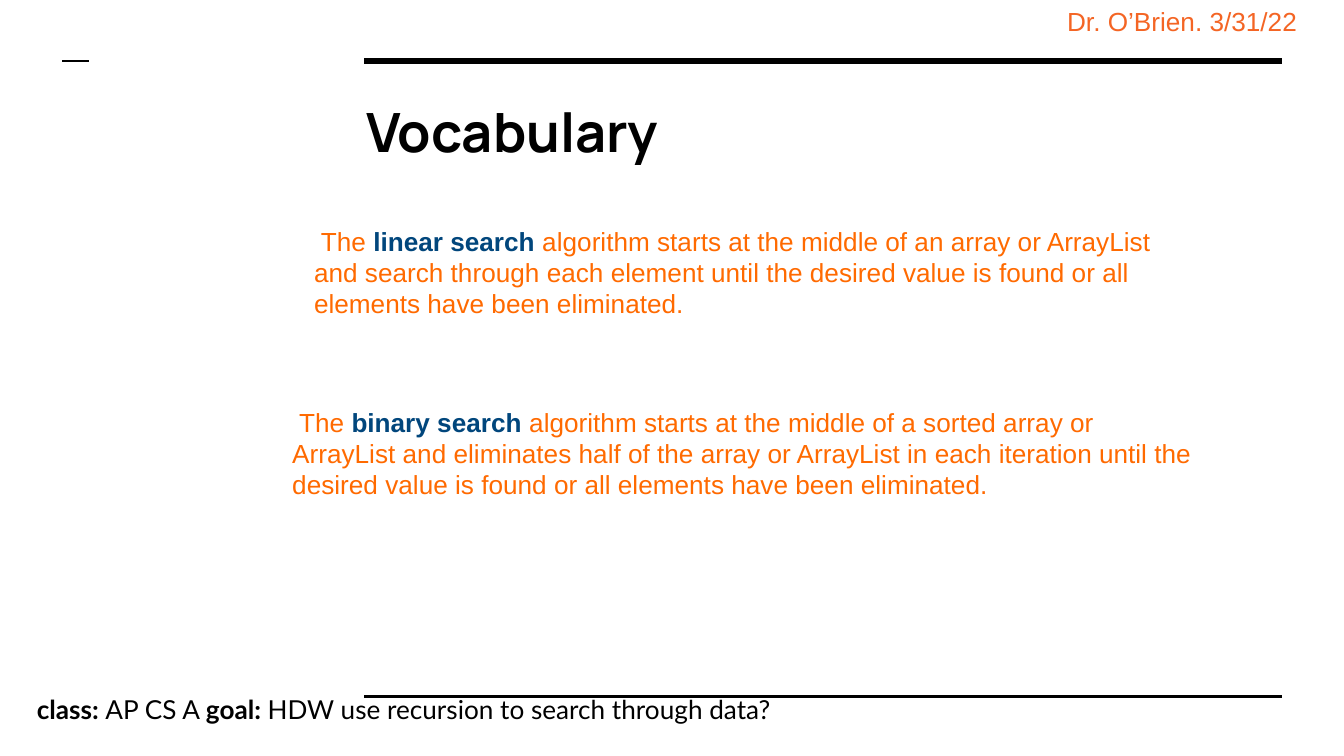
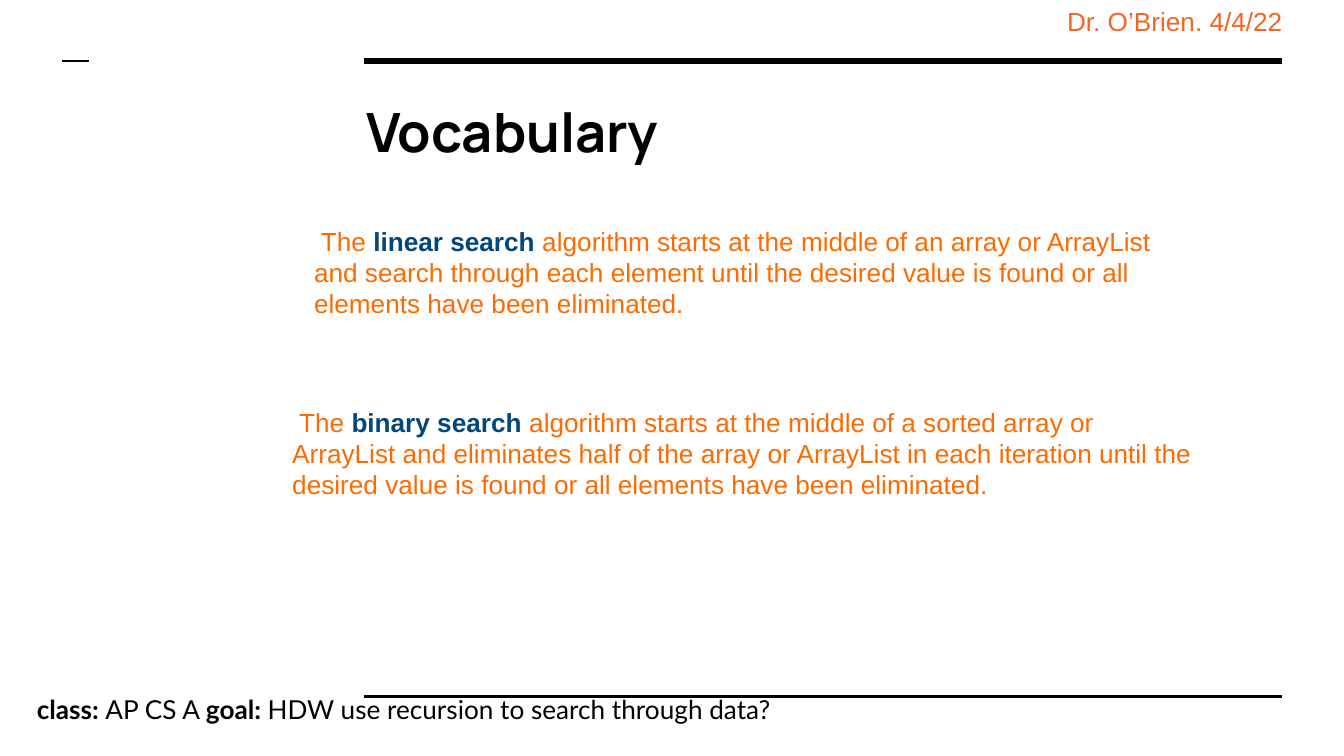
Before and after one commit to cobrien87/work, a slide deck: slide 5 of old/apcsa_8_4.pptx. Drawn at 1344x756 pixels with LibreOffice and Linux fonts; fonts in the diff are those of the drawing; background and template pictures are left out. Boxes give left, top, right and bottom in pixels: in the first picture for what was removed or moved away, otherwise in the second. Text is boxed around its words. In the diff, an @@ line names an element or a change of style, - is before the commit and + after.

```diff
--- a/old/apcsa_8_4.pptx
+++ b/old/apcsa_8_4.pptx
@@ text at <box>1067,12,1283,32</box>: text changed @@
-Dr. O’Brien. 3/31/22
+Dr. O’Brien. 4/4/22
```
Also in this commit, not shown: 5 other slides changed, 1 slide added, 1 slide removed, 12 other files.
